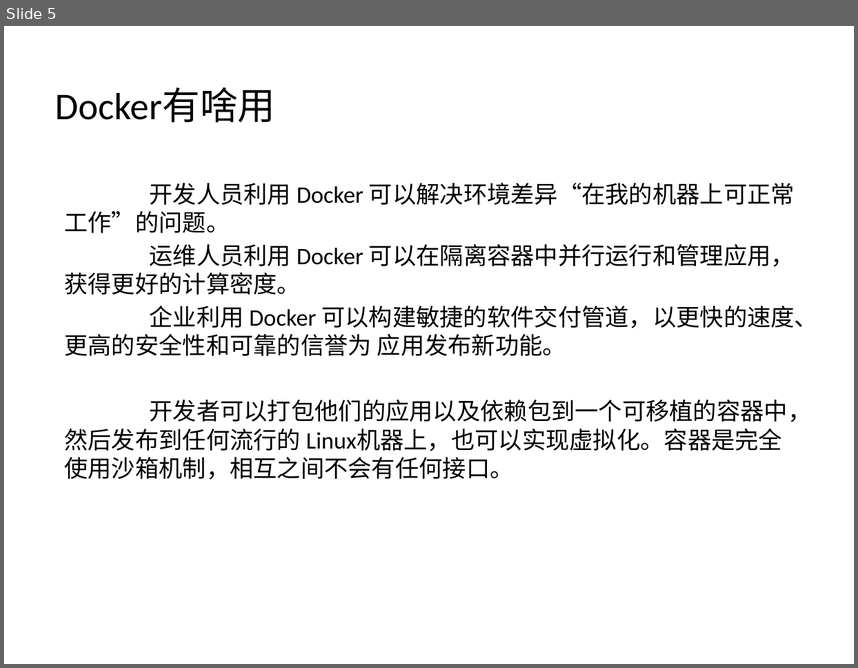
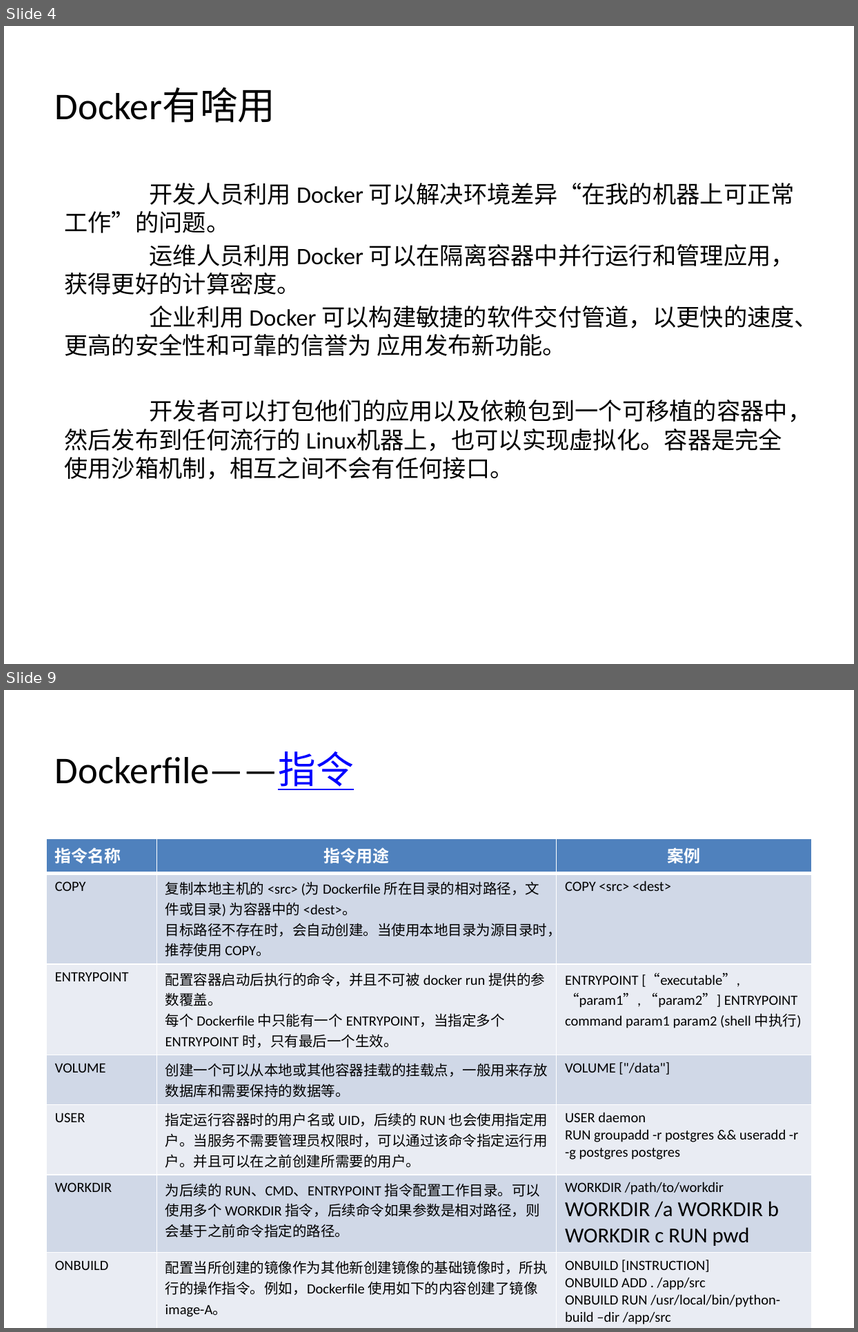
Before and after one commit to Yommmm/DesignPatterns, a slide deck: Docker基础与简单应用.pptx. Shown one above the other, each under a label of ours: slide 5 before the commit, slides 4 and 9 after it; the slides between them are not shown. The pictures are 858x668 and 858x1332 pixels, drawn with LibreOffice and Linux fonts; fonts in the diff are those of the drawing. Boxes give left, top, right and bottom in pixels: in the first picture for what was removed or moved away, otherwise in the second. Text is boxed around its words. In the diff, an @@ line names an element or a change of style, - is before the commit and + after.

```diff
--- a/Docker基础与简单应用.pptx
+++ b/Docker基础与简单应用.pptx
@@ slide 9 added at (x1=4, y1=690, x2=854, y2=1328), background #FFFFFF @@
@@ title added at (x1=55, y1=752, x2=354, y2=790), 32 pt, text #000000 @@
+Dockerfile——指令
@@ table added at (x1=47, y1=839, x2=811, y2=1327), 7 rows, 3 columns @@
+指令名称 | 指令用途 | 案例
+COPY | 复制本地主机的 <src> (为 Dockerfile 所在目录的相对路径，文件或目录) 为容器中的 <dest>。 / 目标路径不存在时，会自动创建。当使用本地目录为源目录时，推荐使用 COPY。 | COPY <src> <dest>
+ENTRYPOINT | 配置容器启动后执行的命令，并且不可被 docker run 提供的参数覆盖。 / 每个 Dockerfile 中只能有一个 ENTRYPOINT，当指定多个 ENTRYPOINT 时，只有最后一个生效。 | ENTRYPOINT [“executable”, “param1”, “param2”] ENTRYPOINT command param1 param2 (shell 中执行)
+VOLUME | 创建一个可以从本地或其他容器挂载的挂载点，一般用来存放数据库和需要保持的数据等。 | VOLUME ["/data"]
+USER | 指定运行容器时的用户名或 UID，后续的 RUN 也会使用指定用户。当服务不需要管理员权限时，可以通过该命令指定运行用户。并且可以在之前创建所需要的用户。 | USER daemon / RUN groupadd -r postgres && useradd -r -g postgres postgres
+WORKDIR | 为后续的 RUN、CMD、ENTRYPOINT 指令配置工作目录。可以使用多个 WORKDIR 指令，后续命令如果参数是相对路径，则会基于之前命令指定的路径。 | WORKDIR /path/to/workdir / WORKDIR /a WORKDIR b WORKDIR c RUN pwd
+ONBUILD | 配置当所创建的镜像作为其他新创建镜像的基础镜像时，所执行的操作指令。例如，Dockerfile 使用如下的内容创建了镜像 image-A。 | ONBUILD [INSTRUCTION] / ONBUILD ADD . /app/src / ONBUILD RUN /usr/local/bin/python-build –dir /app/src
@@ what was slide 5 is now slide 4 @@
```
Also in this commit, not shown: 6 slides changed, 6 other slides added, 1 slide removed.
